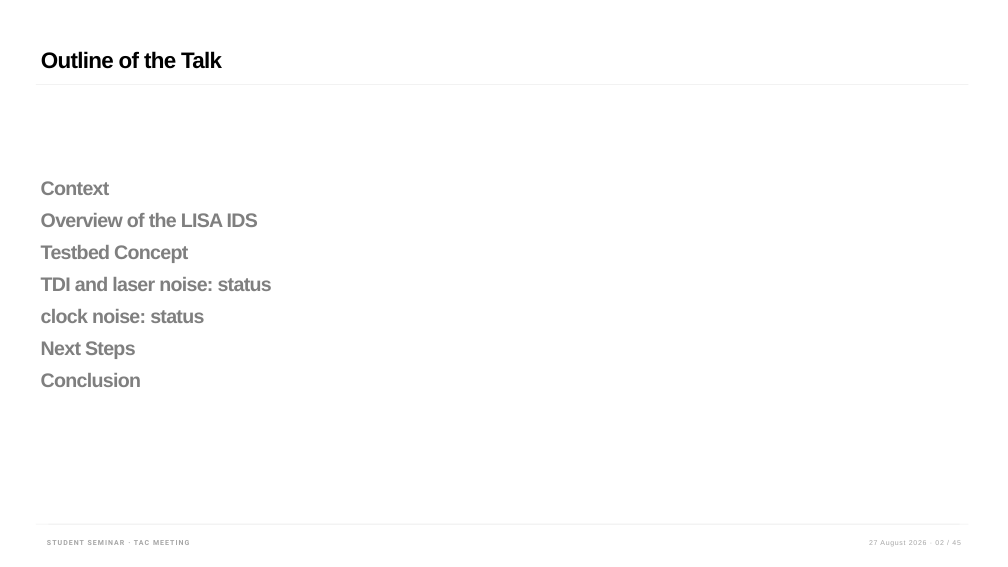
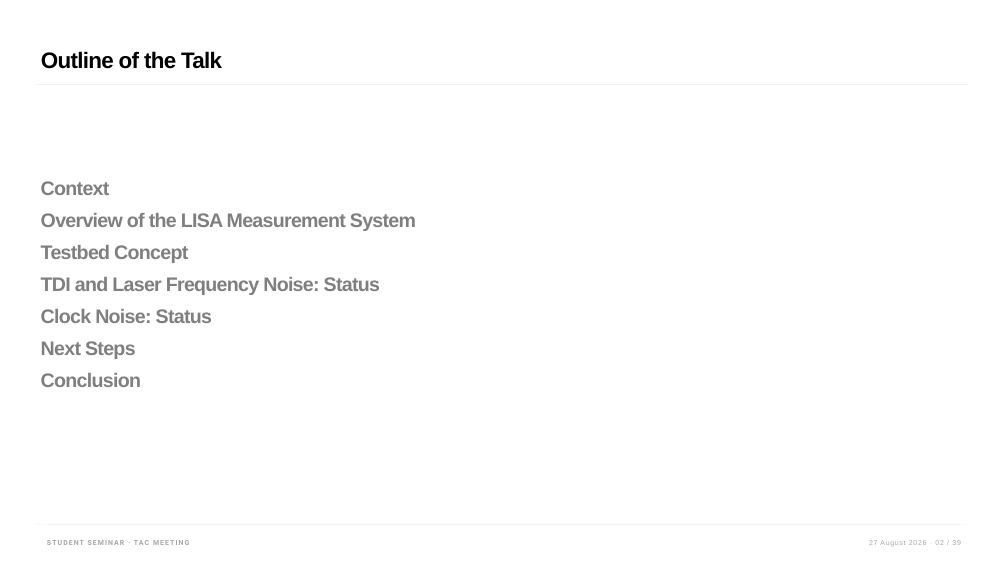
Before and after one commit to karinkruuse/Esitlused, a slide deck: slide 2 of TAC2.pptm. Drawn at 1008x567 pixels with LibreOffice and Linux fonts; fonts in the diff are those of the drawing. Boxes give left, top, right and bottom in pixels: in the first picture for what was removed or moved away, otherwise in the second. Text is boxed around its words. In the diff, an @@ line names an element or a change of style, - is before the commit and + after.

```diff
--- a/TAC2.pptm
+++ b/TAC2.pptm
@@ text at (41, 213, 416, 231): text changed @@
-Overview of the LISA IDS
+Overview of the LISA Measurement System
@@ text at (41, 277, 380, 323): text changed @@
-TDI and laser noise: status
-clock noise: status
+TDI and Laser Frequency Noise: Status
+Clock Noise: Status
```
Also in this commit, not shown: 39 other slides changed, 4 slides added, 6 slides removed, 47 other files.
